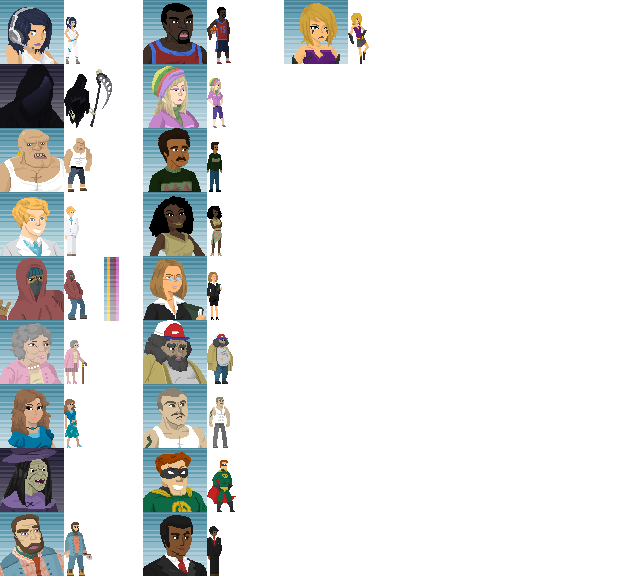
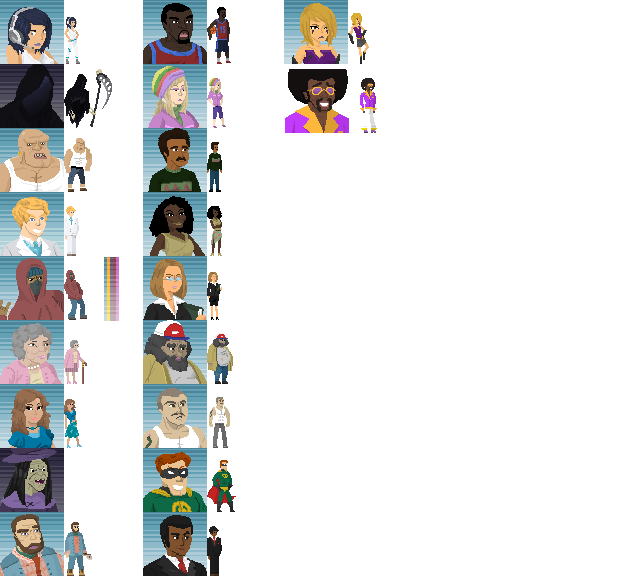
Comparing the layer stacks of the two 622×576 images. Changes:
painted on "Layer 0" over (285, 69, 377, 133)
